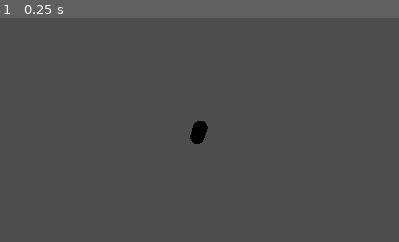
Above: before the commit, frame 1.
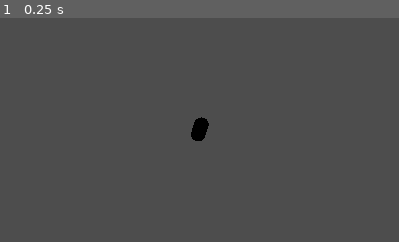
Above: after the commit, the same moment.

Repository: ThatOneFri3nd/Fallout_Remake
Game: Godot game, scene res://scenes/main/Main Scene.tscn
The game is run twice, just before and just after one commit, with the same random seed, the same clock (stepped at 60 frames per second) and the same inputs.
Inputs:
- Up to frame 1 (0.25 s): no input
The pictures show only the part of the screen within x 37-87%, y 24-74%; the shares and areas given below are measured in that part.

The runs differ from the first frame. In frame 1, 0.1% of the frame differs, in the area x 47-53%, y 44-57%.

Commit message:
Started grayboxing Shady sands, scale unfinished.

Diff:
--- a/scenes/main/Main Scene.tscn
+++ b/scenes/main/Main Scene.tscn
@@ -41,8 +41,8 @@
 [node name="Camera3D" type="Camera3D" parent="CurrentLevel/CameraPivot"]
 transform = Transform3D(1, 0, 0, 0, 0.707107, 0.707107, 0, -0.707107, 0.707107, 0, 15, 15)
 
-[node name="MeshInstance3D" type="MeshInstance3D" parent="CurrentLevel"]
-transform = Transform3D(1, 0, 0, 0, 1, 0, 0, 0, 1, 6.83167, 0, 0)
+[node name="PlayerStandIn" type="MeshInstance3D" parent="CurrentLevel"]
+transform = Transform3D(1, 0, 0, 0, 1, 0, 0, 0, 1, 6.83167, 0.290696, 0)
 mesh = SubResource("CapsuleMesh_dep66")
 
 [connection signal="level_loaded" from="." to="CurrentLevel/Player" method="_on_level_loaded"]
--- a/scenes/maps/ShadySands.tscn
+++ b/scenes/maps/ShadySands.tscn
@@ -1,6 +1,363 @@
-[gd_scene format=3 uid="uid://bc3ts7oesy4l3"]
+[gd_scene load_steps=13 format=3 uid="uid://bc3ts7oesy4l3"]
+
+[sub_resource type="StandardMaterial3D" id="StandardMaterial3D_f1ako"]
+albedo_color = Color(0, 1, 1, 1)
+
+[sub_resource type="CapsuleMesh" id="CapsuleMesh_fgsc5"]
+material = SubResource("StandardMaterial3D_f1ako")
+
+[sub_resource type="CompressedTexture2D" id="CompressedTexture2D_jdkuv"]
+load_path = "res://.godot/imported/rocky_trail_nor_gl_4k.png-4094e4b78e6c5fd8214ac75c6e41078f.s3tc.ctex"
+
+[sub_resource type="CompressedTexture2D" id="CompressedTexture2D_tboh5"]
+load_path = "res://.godot/imported/rocky_trail_rough_4k.png-afa87d3844289d8b071c2a8182d6b55b.s3tc.ctex"
+
+[sub_resource type="StandardMaterial3D" id="StandardMaterial3D_jxxwd"]
+albedo_color = Color(0.183999, 0.106796, 0.0159449, 1)
+roughness_texture = SubResource("CompressedTexture2D_tboh5")
+normal_enabled = true
+normal_texture = SubResource("CompressedTexture2D_jdkuv")
+uv1_scale = Vector3(60, 60, 60)
+
+[sub_resource type="PlaneMesh" id="PlaneMesh_eld3g"]
+material = SubResource("StandardMaterial3D_jxxwd")
+
+[sub_resource type="StandardMaterial3D" id="StandardMaterial3D_qln3s"]
+
+[sub_resource type="BoxMesh" id="BoxMesh_raqbr"]
+
+[sub_resource type="CylinderMesh" id="CylinderMesh_trxkn"]
+
+[sub_resource type="BoxMesh" id="BoxMesh_svyri"]
+
+[sub_resource type="CylinderMesh" id="CylinderMesh_3ia62"]
+
+[sub_resource type="BoxMesh" id="BoxMesh_8nelt"]
 
 [node name="ShadySands" type="Node3D"]
 
 [node name="PlayerSpawn" type="Node3D" parent="."]
 transform = Transform3D(1, 0, 0, 0, 1, 0, 0, 0, 1, -3.05273, 0, 2.33778)
+
+[node name="PlayerStandIn" type="MeshInstance3D" parent="."]
+transform = Transform3D(1, 0, 0, 0, 1, 0, 0, 0, 1, -85.562, 0.774419, -34.5362)
+mesh = SubResource("CapsuleMesh_fgsc5")
+skeleton = NodePath("")
+
+[node name="Ground" type="MeshInstance3D" parent="."]
+transform = Transform3D(143.586, 0, 0, 0, 0.220656, 0, 0, 0, 66.2695, 0, 0, 0)
+mesh = SubResource("PlaneMesh_eld3g")
+surface_material_override/0 = SubResource("StandardMaterial3D_qln3s")
+
+[node name="Walls" type="Node" parent="."]
+
+[node name="MeshInstance3D4" type="MeshInstance3D" parent="Walls"]
+transform = Transform3D(9.1869, 0, 0, 0, 6.57916, 0, 0, 0, 0.713442, -94.2683, 3.31111, -36.4409)
+mesh = SubResource("BoxMesh_raqbr")
+skeleton = NodePath("../..")
+
+[node name="MeshInstance3D7" type="MeshInstance3D" parent="Walls/MeshInstance3D4"]
+transform = Transform3D(0.108851, 0, 0, 0, 0.999976, 0, 0, 0, 1.40165, -0.55081, -0.503272, -0.0267067)
+mesh = SubResource("CylinderMesh_trxkn")
+skeleton = NodePath("../../..")
+
+[node name="MeshInstance3D5" type="MeshInstance3D" parent="Walls"]
+transform = Transform3D(9.1869, 0, 0, 0, 6.57916, 0, 0, 0, 0.713442, -104.341, 3.31111, -36.4409)
+mesh = SubResource("BoxMesh_raqbr")
+skeleton = NodePath("../..")
+
+[node name="MeshInstance3D7" type="MeshInstance3D" parent="Walls/MeshInstance3D5"]
+transform = Transform3D(0.108851, 0, 0, 0, 0.999976, 0, 0, 0, 1.40165, -0.55081, -0.503272, -0.0267067)
+mesh = SubResource("CylinderMesh_trxkn")
+skeleton = NodePath("../../..")
+
+[node name="MeshInstance3D6" type="MeshInstance3D" parent="Walls"]
+transform = Transform3D(9.1869, 0, 0, 0, 6.57916, 0, 0, 0, 0.713442, -114.455, 3.31111, -36.4409)
+mesh = SubResource("BoxMesh_raqbr")
+skeleton = NodePath("../..")
+
+[node name="MeshInstance3D7" type="MeshInstance3D" parent="Walls/MeshInstance3D6"]
+transform = Transform3D(0.108851, 0, 0, 0, 0.999976, 0, 0, 0, 1.40165, -0.55081, -0.503272, -0.0267067)
+mesh = SubResource("CylinderMesh_trxkn")
+skeleton = NodePath("../../..")
+
+[node name="MeshInstance3D20" type="MeshInstance3D" parent="Walls"]
+transform = Transform3D(9.1869, 0, 0, 0, 6.57916, 0, 0, 0, 0.713442, -94.2683, 3.31111, 44.4802)
+mesh = SubResource("BoxMesh_raqbr")
+skeleton = NodePath("../..")
+
+[node name="MeshInstance3D7" type="MeshInstance3D" parent="Walls/MeshInstance3D20"]
+transform = Transform3D(0.108851, 0, 0, 0, 0.999976, 0, 0, 0, 1.40165, -0.55081, -0.503272, -0.0267067)
+mesh = SubResource("CylinderMesh_trxkn")
+skeleton = NodePath("../../..")
+
+[node name="MeshInstance3D21" type="MeshInstance3D" parent="Walls"]
+transform = Transform3D(9.1869, 0, 0, 0, 6.57916, 0, 0, 0, 0.713442, -104.341, 3.31111, 44.4802)
+mesh = SubResource("BoxMesh_raqbr")
+skeleton = NodePath("../..")
+
+[node name="MeshInstance3D7" type="MeshInstance3D" parent="Walls/MeshInstance3D21"]
+transform = Transform3D(0.108851, 0, 0, 0, 0.999976, 0, 0, 0, 1.40165, -0.55081, -0.503272, -0.0267067)
+mesh = SubResource("CylinderMesh_trxkn")
+skeleton = NodePath("../../..")
+
+[node name="MeshInstance3D22" type="MeshInstance3D" parent="Walls"]
+transform = Transform3D(9.1869, 0, 0, 0, 6.57916, 0, 0, 0, 0.713442, -114.455, 3.31111, 44.4802)
+mesh = SubResource("BoxMesh_raqbr")
+skeleton = NodePath("../..")
+
+[node name="MeshInstance3D7" type="MeshInstance3D" parent="Walls/MeshInstance3D22"]
+transform = Transform3D(0.108851, 0, 0, 0, 0.999976, 0, 0, 0, 1.40165, -0.55081, -0.503272, -0.0267067)
+mesh = SubResource("CylinderMesh_trxkn")
+skeleton = NodePath("../../..")
+
+[node name="MeshInstance3D23" type="MeshInstance3D" parent="Walls"]
+transform = Transform3D(9.1869, 0, 0, 0, 6.57916, 0, 0, 0, 0.713442, -64.0084, 3.31111, 44.4802)
+mesh = SubResource("BoxMesh_raqbr")
+skeleton = NodePath("../..")
+
+[node name="MeshInstance3D7" type="MeshInstance3D" parent="Walls/MeshInstance3D23"]
+transform = Transform3D(0.108851, 0, 0, 0, 0.999976, 0, 0, 0, 1.40165, -0.55081, -0.503272, -0.0267067)
+mesh = SubResource("CylinderMesh_trxkn")
+skeleton = NodePath("../../..")
+
+[node name="MeshInstance3D24" type="MeshInstance3D" parent="Walls"]
+transform = Transform3D(9.1869, 0, 0, 0, 6.57916, 0, 0, 0, 0.713442, -74.0808, 3.31111, 44.4802)
+mesh = SubResource("BoxMesh_raqbr")
+skeleton = NodePath("../..")
+
+[node name="MeshInstance3D7" type="MeshInstance3D" parent="Walls/MeshInstance3D24"]
+transform = Transform3D(0.108851, 0, 0, 0, 0.999976, 0, 0, 0, 1.40165, -0.55081, -0.503272, -0.0267067)
+mesh = SubResource("CylinderMesh_trxkn")
+skeleton = NodePath("../../..")
+
+[node name="MeshInstance3D25" type="MeshInstance3D" parent="Walls"]
+transform = Transform3D(9.1869, 0, 0, 0, 6.57916, 0, 0, 0, 0.713442, -84.1955, 3.31111, 44.4802)
+mesh = SubResource("BoxMesh_raqbr")
+skeleton = NodePath("../..")
+
+[node name="MeshInstance3D7" type="MeshInstance3D" parent="Walls/MeshInstance3D25"]
+transform = Transform3D(0.108851, 0, 0, 0, 0.999976, 0, 0, 0, 1.40165, -0.55081, -0.503272, -0.0267067)
+mesh = SubResource("CylinderMesh_trxkn")
+skeleton = NodePath("../../..")
+
+[node name="MeshInstance3D26" type="MeshInstance3D" parent="Walls"]
+transform = Transform3D(9.1869, 0, 0, 0, 6.57916, 0, 0, 0, 0.713442, -33.7212, 3.31111, 44.4802)
+mesh = SubResource("BoxMesh_raqbr")
+skeleton = NodePath("../..")
+
+[node name="MeshInstance3D7" type="MeshInstance3D" parent="Walls/MeshInstance3D26"]
+transform = Transform3D(0.108851, 0, 0, 0, 0.999976, 0, 0, 0, 1.40165, -0.55081, -0.503272, -0.0267067)
+mesh = SubResource("CylinderMesh_trxkn")
+skeleton = NodePath("../../..")
+
+[node name="MeshInstance3D27" type="MeshInstance3D" parent="Walls"]
+transform = Transform3D(9.1869, 0, 0, 0, 6.57916, 0, 0, 0, 0.713442, -43.7937, 3.31111, 44.4802)
+mesh = SubResource("BoxMesh_raqbr")
+skeleton = NodePath("../..")
+
+[node name="MeshInstance3D7" type="MeshInstance3D" parent="Walls/MeshInstance3D27"]
+transform = Transform3D(0.108851, 0, 0, 0, 0.999976, 0, 0, 0, 1.40165, -0.55081, -0.503272, -0.0267067)
+mesh = SubResource("CylinderMesh_trxkn")
+skeleton = NodePath("../../..")
+
+[node name="MeshInstance3D28" type="MeshInstance3D" parent="Walls"]
+transform = Transform3D(9.1869, 0, 0, 0, 6.57916, 0, 0, 0, 0.713442, -53.9083, 3.31111, 44.4802)
+mesh = SubResource("BoxMesh_raqbr")
+skeleton = NodePath("../..")
+
+[node name="MeshInstance3D7" type="MeshInstance3D" parent="Walls/MeshInstance3D28"]
+transform = Transform3D(0.108851, 0, 0, 0, 0.999976, 0, 0, 0, 1.40165, -0.55081, -0.503272, -0.0267067)
+mesh = SubResource("CylinderMesh_trxkn")
+skeleton = NodePath("../../..")
+
+[node name="MeshInstance3D12" type="MeshInstance3D" parent="Walls"]
+transform = Transform3D(-4.01572e-07, 0, 0.713442, 0, 6.57916, 0, -9.1869, 0, -3.11856e-08, -119.51, 3.31111, -31.3768)
+mesh = SubResource("BoxMesh_raqbr")
+skeleton = NodePath("../..")
+
+[node name="MeshInstance3D7" type="MeshInstance3D" parent="Walls/MeshInstance3D12"]
+transform = Transform3D(0.108851, 0, 0, 0, 0.999976, 0, 0, 0, 1.40165, -0.55081, -0.503272, -0.0267067)
+mesh = SubResource("CylinderMesh_trxkn")
+skeleton = NodePath("../../..")
+
+[node name="MeshInstance3D13" type="MeshInstance3D" parent="Walls"]
+transform = Transform3D(-4.01572e-07, 0, 0.713442, 0, 6.57916, 0, -9.1869, 0, -3.11856e-08, -119.51, 3.31111, -21.2495)
+mesh = SubResource("BoxMesh_raqbr")
+skeleton = NodePath("../..")
+
+[node name="MeshInstance3D7" type="MeshInstance3D" parent="Walls/MeshInstance3D13"]
+transform = Transform3D(0.108851, 0, 0, 0, 0.999976, 0, 0, 0, 1.40165, -0.55081, -0.503272, -0.0267067)
+mesh = SubResource("CylinderMesh_trxkn")
+skeleton = NodePath("../../..")
+
+[node name="MeshInstance3D14" type="MeshInstance3D" parent="Walls"]
+transform = Transform3D(-4.01572e-07, 0, 0.713442, 0, 6.57916, 0, -9.1869, 0, -3.11856e-08, -119.51, 3.31111, -11.1288)
+mesh = SubResource("BoxMesh_raqbr")
+skeleton = NodePath("../..")
+
+[node name="MeshInstance3D7" type="MeshInstance3D" parent="Walls/MeshInstance3D14"]
+transform = Transform3D(0.108851, 0, 0, 0, 0.999976, 0, 0, 0, 1.40165, -0.55081, -0.503272, -0.0267067)
+mesh = SubResource("CylinderMesh_trxkn")
+skeleton = NodePath("../../..")
+
+[node name="MeshInstance3D15" type="MeshInstance3D" parent="Walls"]
+transform = Transform3D(-4.01572e-07, 0, 0.713442, 0, 6.57916, 0, -9.1869, 0, -3.11856e-08, -119.51, 3.31111, -0.974456)
+mesh = SubResource("BoxMesh_raqbr")
+skeleton = NodePath("../..")
+
+[node name="MeshInstance3D7" type="MeshInstance3D" parent="Walls/MeshInstance3D15"]
+transform = Transform3D(0.108851, 0, 0, 0, 0.999976, 0, 0, 0, 1.40165, -0.55081, -0.503272, -0.0267067)
+mesh = SubResource("CylinderMesh_trxkn")
+skeleton = NodePath("../../..")
+
+[node name="MeshInstance3D16" type="MeshInstance3D" parent="Walls"]
+transform = Transform3D(-4.01572e-07, 0, 0.713442, 0, 6.57916, 0, -9.1869, 0, -3.11856e-08, -119.51, 3.31111, 9.14045)
+mesh = SubResource("BoxMesh_raqbr")
+skeleton = NodePath("../..")
+
+[node name="MeshInstance3D7" type="MeshInstance3D" parent="Walls/MeshInstance3D16"]
+transform = Transform3D(0.108851, 0, 0, 0, 0.999976, 0, 0, 0, 1.40165, -0.55081, -0.503272, -0.0267067)
+mesh = SubResource("CylinderMesh_trxkn")
+skeleton = NodePath("../../..")
+
+[node name="MeshInstance3D17" type="MeshInstance3D" parent="Walls"]
+transform = Transform3D(-4.01572e-07, 0, 0.713442, 0, 6.57916, 0, -9.1869, 0, -3.11856e-08, -119.51, 3.31111, 19.2245)
+mesh = SubResource("BoxMesh_raqbr")
+skeleton = NodePath("../..")
+
+[node name="MeshInstance3D7" type="MeshInstance3D" parent="Walls/MeshInstance3D17"]
+transform = Transform3D(0.108851, 0, 0, 0, 0.999976, 0, 0, 0, 1.40165, -0.55081, -0.503272, -0.0267067)
+mesh = SubResource("CylinderMesh_trxkn")
+skeleton = NodePath("../../..")
+
+[node name="MeshInstance3D18" type="MeshInstance3D" parent="Walls"]
+transform = Transform3D(-4.01572e-07, 0, 0.713442, 0, 6.57916, 0, -9.1869, 0, -3.11856e-08, -119.51, 3.31111, 29.3274)
+mesh = SubResource("BoxMesh_raqbr")
+skeleton = NodePath("../..")
+
+[node name="MeshInstance3D7" type="MeshInstance3D" parent="Walls/MeshInstance3D18"]
+transform = Transform3D(0.108851, 0, 0, 0, 0.999976, 0, 0, 0, 1.40165, -0.55081, -0.503272, -0.0267067)
+mesh = SubResource("CylinderMesh_trxkn")
+skeleton = NodePath("../../..")
+
+[node name="MeshInstance3D19" type="MeshInstance3D" parent="Walls"]
+transform = Transform3D(-4.01572e-07, 0, 0.713442, 0, 6.57916, 0, -9.1869, 0, -3.11856e-08, -119.51, 3.31111, 39.4266)
+mesh = SubResource("BoxMesh_raqbr")
+skeleton = NodePath("../..")
+
+[node name="MeshInstance3D7" type="MeshInstance3D" parent="Walls/MeshInstance3D19"]
+transform = Transform3D(0.108851, 0, 0, 0, 0.999976, 0, 0, 0, 1.40165, -0.55081, -0.503272, -0.0267067)
+mesh = SubResource("CylinderMesh_trxkn")
+skeleton = NodePath("../../..")
+
+[node name="MeshInstance3D7" type="MeshInstance3D" parent="Walls"]
+transform = Transform3D(-9.1869, 0, -6.23711e-08, 0, 6.57916, 0, 8.03144e-07, 0, -0.713442, -76.4756, 3.31111, -36.4409)
+mesh = SubResource("BoxMesh_raqbr")
+skeleton = NodePath("../..")
+
+[node name="MeshInstance3D7" type="MeshInstance3D" parent="Walls/MeshInstance3D7"]
+transform = Transform3D(0.108851, 0, 0, 0, 0.999976, 0, 0, 0, 1.40165, -0.55081, -0.503272, -0.0267067)
+mesh = SubResource("CylinderMesh_trxkn")
+skeleton = NodePath("../../..")
+
+[node name="MeshInstance3D8" type="MeshInstance3D" parent="Walls"]
+transform = Transform3D(-9.1869, 0, -6.23711e-08, 0, 6.57916, 0, 8.03144e-07, 0, -0.713442, -66.3841, 3.31111, -36.4409)
+mesh = SubResource("BoxMesh_raqbr")
+skeleton = NodePath("../..")
+
+[node name="MeshInstance3D7" type="MeshInstance3D" parent="Walls/MeshInstance3D8"]
+transform = Transform3D(0.108851, 0, 0, 0, 0.999976, 0, 0, 0, 1.40165, -0.55081, -0.503272, -0.0267067)
+mesh = SubResource("CylinderMesh_trxkn")
+skeleton = NodePath("../../..")
+
+[node name="MeshInstance3D9" type="MeshInstance3D" parent="Walls"]
+transform = Transform3D(-9.1869, 0, -6.23711e-08, 0, 6.57916, 0, 8.03144e-07, 0, -0.713442, -56.318, 3.31111, -36.4409)
+mesh = SubResource("BoxMesh_raqbr")
+skeleton = NodePath("../..")
+
+[node name="MeshInstance3D7" type="MeshInstance3D" parent="Walls/MeshInstance3D9"]
+transform = Transform3D(0.108851, 0, 0, 0, 0.999976, 0, 0, 0, 1.40165, -0.55081, -0.503272, -0.0267067)
+mesh = SubResource("CylinderMesh_trxkn")
+skeleton = NodePath("../../..")
+
+[node name="MeshInstance3D10" type="MeshInstance3D" parent="Walls"]
+transform = Transform3D(-9.1869, 0, -6.23711e-08, 0, 6.57916, 0, 8.03144e-07, 0, -0.713442, -46.2292, 3.31111, -36.4409)
+mesh = SubResource("BoxMesh_raqbr")
+skeleton = NodePath("../..")
+
+[node name="MeshInstance3D7" type="MeshInstance3D" parent="Walls/MeshInstance3D10"]
+transform = Transform3D(0.108851, 0, 0, 0, 0.999976, 0, 0, 0, 1.40165, -0.55081, -0.503272, -0.0267067)
+mesh = SubResource("CylinderMesh_trxkn")
+skeleton = NodePath("../../..")
+
+[node name="MeshInstance3D11" type="MeshInstance3D" parent="Walls"]
+transform = Transform3D(-9.1869, 0, -6.23711e-08, 0, 6.57916, 0, 8.03144e-07, 0, -0.713442, -36.076, 3.31111, -36.4409)
+mesh = SubResource("BoxMesh_raqbr")
+skeleton = NodePath("../..")
+
+[node name="MeshInstance3D7" type="MeshInstance3D" parent="Walls/MeshInstance3D11"]
+transform = Transform3D(0.108851, 0, 0, 0, 0.999976, 0, 0, 0, 1.40165, -0.55081, -0.503272, -0.0267067)
+mesh = SubResource("CylinderMesh_trxkn")
+skeleton = NodePath("../../..")
+
+[node name="Gate" type="Node" parent="."]
+
+[node name="MeshInstance3D" type="MeshInstance3D" parent="Gate"]
+transform = Transform3D(1, 0, 0, 0, 6.57916, 0, 0, 0, 1, -89.1623, 3.31111, -36.4409)
+mesh = SubResource("BoxMesh_raqbr")
+skeleton = NodePath("../..")
+
+[node name="MeshInstance3D5" type="MeshInstance3D" parent="Gate"]
+transform = Transform3D(0.513518, 2.81636, 0, -0.456195, 3.17025, 0, 0, 0, 1, -87.54, 4.60639, -36.4409)
+mesh = SubResource("BoxMesh_raqbr")
+skeleton = NodePath("../..")
+
+[node name="MeshInstance3D6" type="MeshInstance3D" parent="Gate"]
+transform = Transform3D(0.5184, -2.78206, 0, 0.450639, 3.20039, 0, 0, 0, 1, -82.7711, 4.60639, -36.4409)
+mesh = SubResource("BoxMesh_raqbr")
+skeleton = NodePath("../..")
+
+[node name="MeshInstance3D3" type="MeshInstance3D" parent="Gate"]
+transform = Transform3D(1, 0, 0, 0, 6.57916, 0, 0, 0, 1, -81.5842, 3.31204, -36.4409)
+mesh = SubResource("BoxMesh_raqbr")
+skeleton = NodePath("../..")
+
+[node name="MeshInstance3D2" type="MeshInstance3D" parent="Gate"]
+transform = Transform3D(-4.37114e-08, -6.57916, 0, 1, -2.87584e-07, 0, 0, 0, 1, -85.3723, 6.09584, -36.4378)
+mesh = SubResource("BoxMesh_raqbr")
+skeleton = NodePath("../..")
+
+[node name="Buildings" type="Node" parent="."]
+
+[node name="MeshInstance3D4" type="MeshInstance3D" parent="Buildings"]
+transform = Transform3D(14.5553, 0, 0, 0, 11.4811, 0, 0, 0, 20.1853, -106.945, -1.90735e-06, -12.1668)
+mesh = SubResource("BoxMesh_svyri")
+skeleton = NodePath("../..")
+
+[node name="MeshInstance3D8" type="MeshInstance3D" parent="Buildings"]
+transform = Transform3D(-7.25425e-07, 0, 24.5134, 0, 11.4811, 0, -16.5958, 0, -1.07151e-06, -59.3105, -1.90735e-06, -26.8101)
+mesh = SubResource("BoxMesh_svyri")
+skeleton = NodePath("../..")
+
+[node name="MeshInstance3D7" type="MeshInstance3D" parent="Buildings"]
+transform = Transform3D(12.5379, 0, 0, 0, 11.4811, 0, 0, 0, 14.1489, -106.793, -1.90735e-06, 29.1167)
+mesh = SubResource("BoxMesh_svyri")
+skeleton = NodePath("../..")
+
+[node name="MeshInstance3D9" type="MeshInstance3D" parent="Buildings"]
+transform = Transform3D(30.0701, 0, 0, 0, 11.4811, 0, 0, 0, 27.8199, -57.6398, -1.90735e-06, 22.0067)
+mesh = SubResource("BoxMesh_svyri")
+skeleton = NodePath("../..")
+
+[node name="Obelisk" type="Node" parent="."]
+
+[node name="MeshInstance3D10" type="MeshInstance3D" parent="Obelisk"]
+transform = Transform3D(2.50952, 0, 0, 0, 0.18361, 0, 0, 0, 2.54455, -86.2404, 0, 2.99114)
+mesh = SubResource("CylinderMesh_3ia62")
+skeleton = NodePath("../..")
+
+[node name="MeshInstance3D11" type="MeshInstance3D" parent="Obelisk"]
+transform = Transform3D(1.14545, 0, 0, 0, 8.34935, 0, 0, 0, 1.26112, -86.2404, 0, 2.99114)
+mesh = SubResource("BoxMesh_8nelt")
+skeleton = NodePath("../..")
